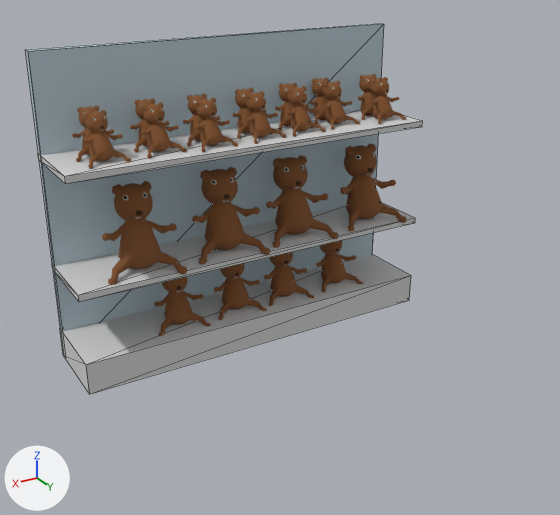
Before and after pictures for a commit that changed the glTF model theroom/excersizes/souvenirbutik/reol4.gltf.
One viewpoint serves both versions: a 50 mm camera at (4.48, 8.32, 5.04) aimed at (0.2, 1.19, 1.48). Every picture has the same lights, and +X, +Y and +Z are marked at lower left. Mesh edges are drawn as thin lines on the coarser meshes. Where no turn or scale is listed for an object, it has been applied to the vertices.
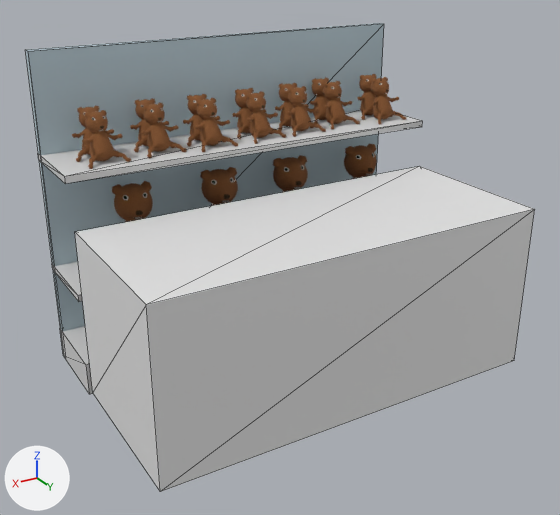
The change, as a diff of the scene's bpy script:
```diff
--- a/theroom/excersizes/souvenirbutik/reol4.gltf.py
+++ b/theroom/excersizes/souvenirbutik/reol4.gltf.py
@@ me_cube @@
+me_cube.from_pydata(...)  # a box spanning x -2.37..2.37, y -1.0..1.0, z -1.0..1.0
@@ ob_front_zone @@
+ob_front_zone = bpy.data.objects.new('front.zone', me_cube)
+ob_front_zone.location = (0.03, 1.62, 1.05)
```

Changed parts and their boxes [x1, y1, x2, y2] in the pictures (560 x 515 px):
'front.zone', added
    after: [75, 166, 535, 492]
'Cube.004', unchanged, covered by the edit
    before: [60, 254, 411, 394]
    after: [60, 326, 93, 394]
'Cube.001', unchanged, covered by the edit
    before: [52, 203, 415, 302]
    after: [52, 261, 82, 302]
'Sphere.017', unchanged, covered by the edit
    before: [102, 181, 187, 285]
    after: [112, 181, 153, 222]
'Sphere.016', unchanged, covered by the edit
    before: [192, 167, 270, 265]
    after: [200, 167, 238, 206]
